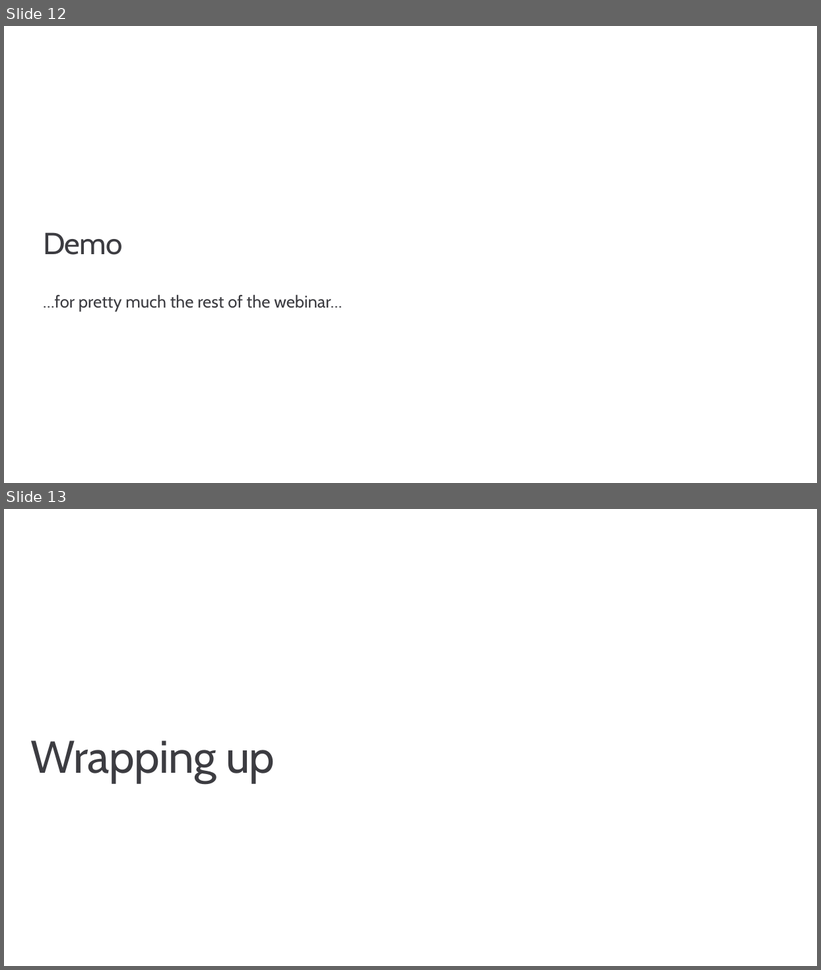
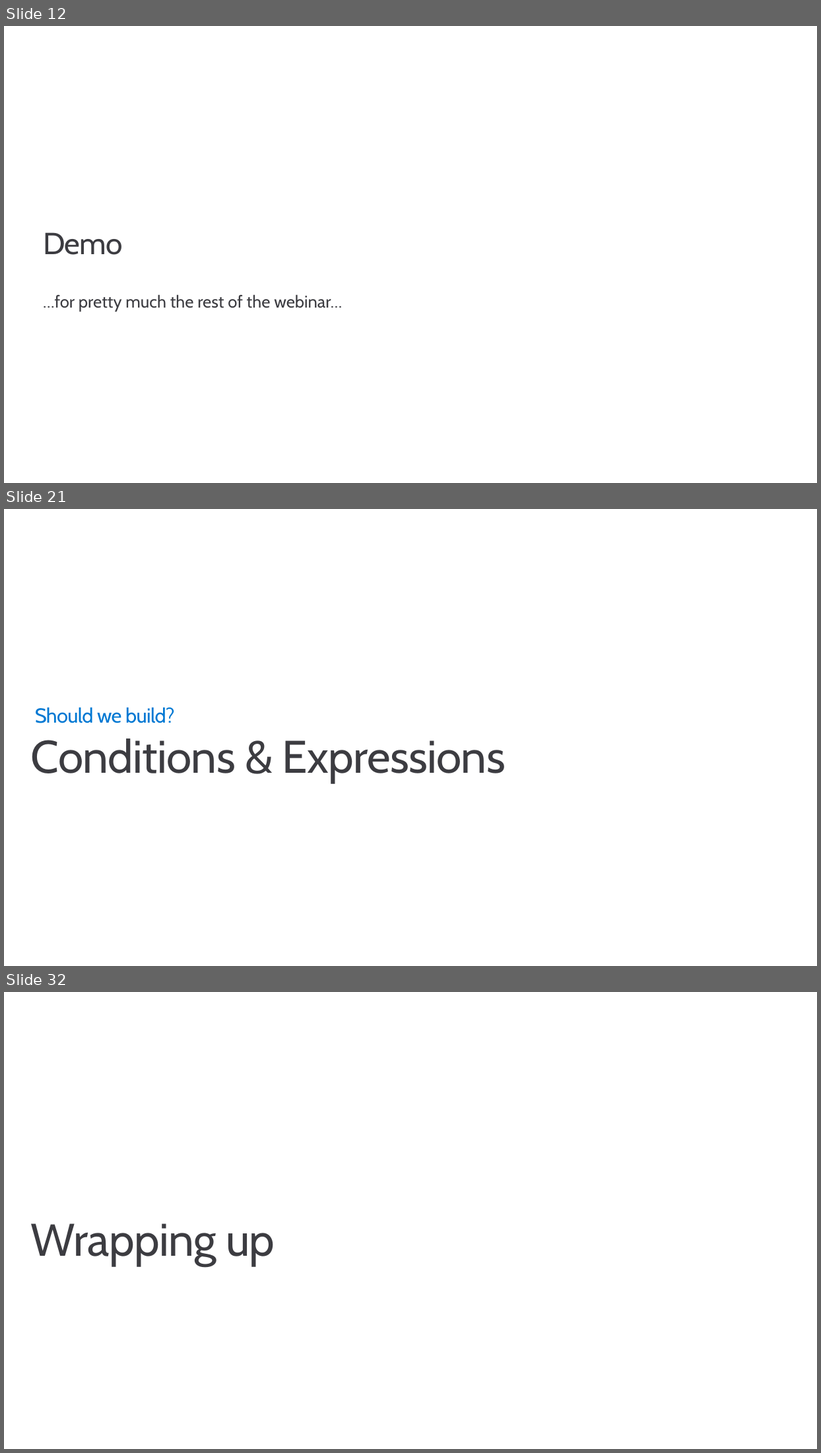
Before and after one commit to msusdev/Azure-pipelines-with-GitHub, a slide deck: Presentations/Continuous integration with GitHub and Azure/Continuous integration with GitHub and Azure.pptx. Shown one above the other, each under a label of ours: slides 12 and 13 before the commit, slides 12, 21 and 32 after it; the slides between them are not shown. The pictures are 821x970 and 821x1453 pixels, drawn with LibreOffice and Linux fonts; fonts in the diff are those of the drawing; background and template pictures are left out. Boxes give left, top, right and bottom in pixels: in the first picture for what was removed or moved away, otherwise in the second. Text is boxed around its words. In the diff, an @@ line names an element or a change of style, - is before the commit and + after.

```diff
--- a/Presentations/Continuous integration with GitHub and Azure/Continuous integration with GitHub and Azure.pptx
+++ b/Presentations/Continuous integration with GitHub and Azure/Continuous integration with GitHub and Azure.pptx
@@ slide 21 added at (x1=4, y1=509, x2=817, y2=966), background #FFFFFF @@
@@ text added at (x1=35, y1=708, x2=174, y2=723), 24 pt, text #0078D3 @@
+Should we build?
@@ title added at (x1=31, y1=739, x2=506, y2=783), 54 pt, text #3C3C41 @@
+Conditions & Expressions
@@ what was slide 13 is now slide 32 @@
```
Also in this commit, not shown: 18 other slides added.
